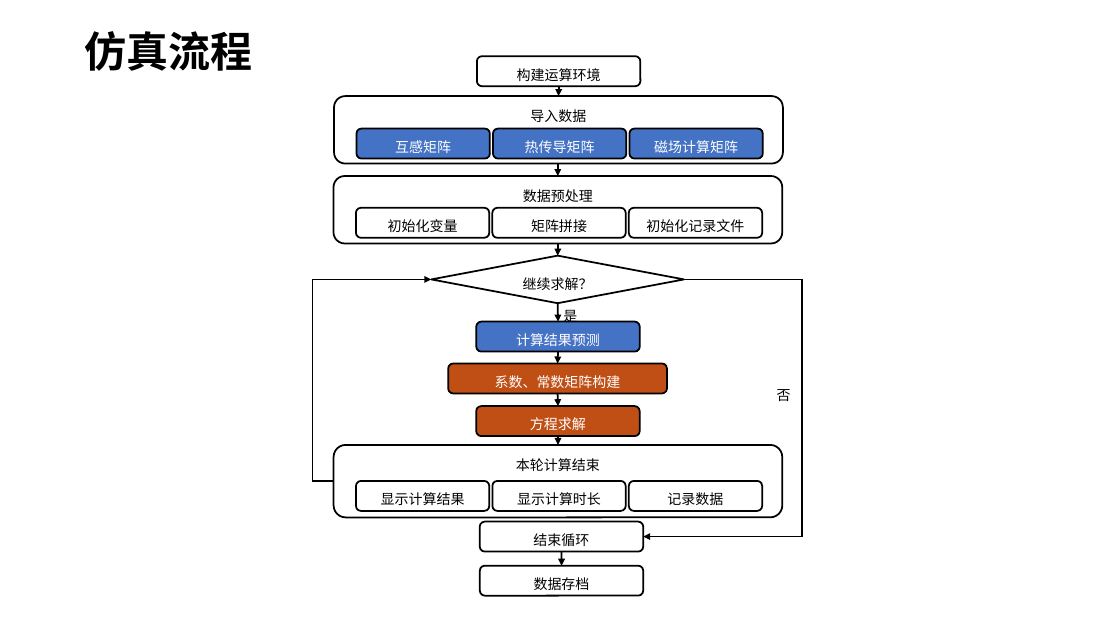
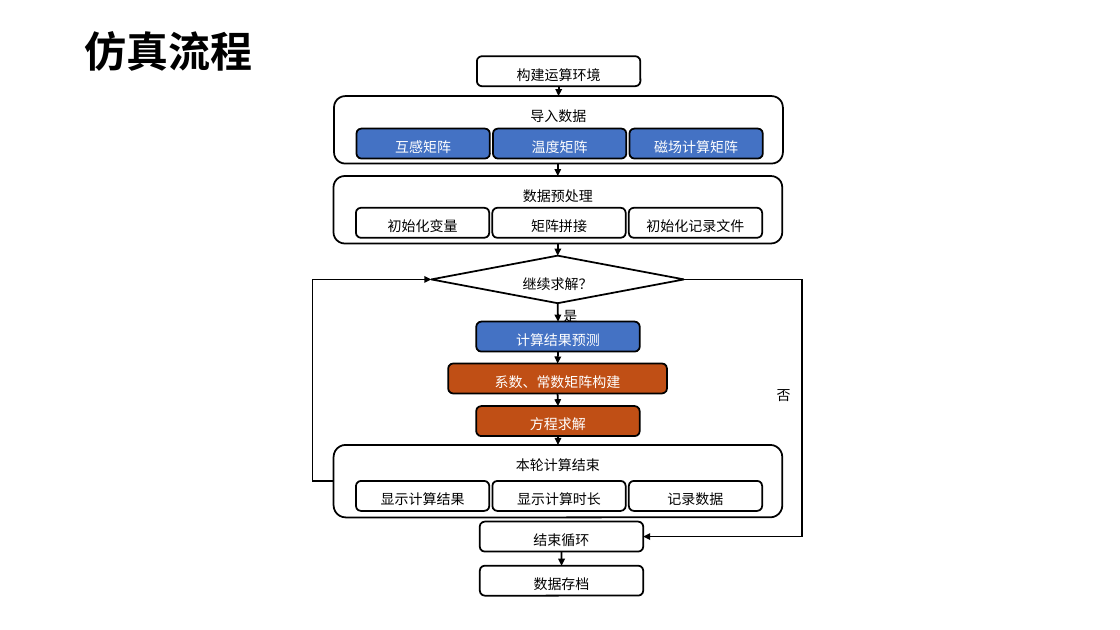
Before and after one commit to ql11/RR-coil-GC-model, a slide deck: slide 6 of 讲解.pptx. Drawn at 1120x630 pixels with LibreOffice and Linux fonts; fonts in the diff are those of the drawing. Boxes give left, top, right and bottom in pixels: in the first picture for what was removed or moved away, otherwise in the second. Text is boxed around its words. In the diff, an @@ line names an element or a change of style, - is before the commit and + after.

Commit message:
ppt修改

```diff
--- a/讲解.pptx
+++ b/讲解.pptx
@@ text in rounded rectangle at bbox=[532, 140, 588, 153]: text changed @@
-热传导矩阵
+温度矩阵
```
